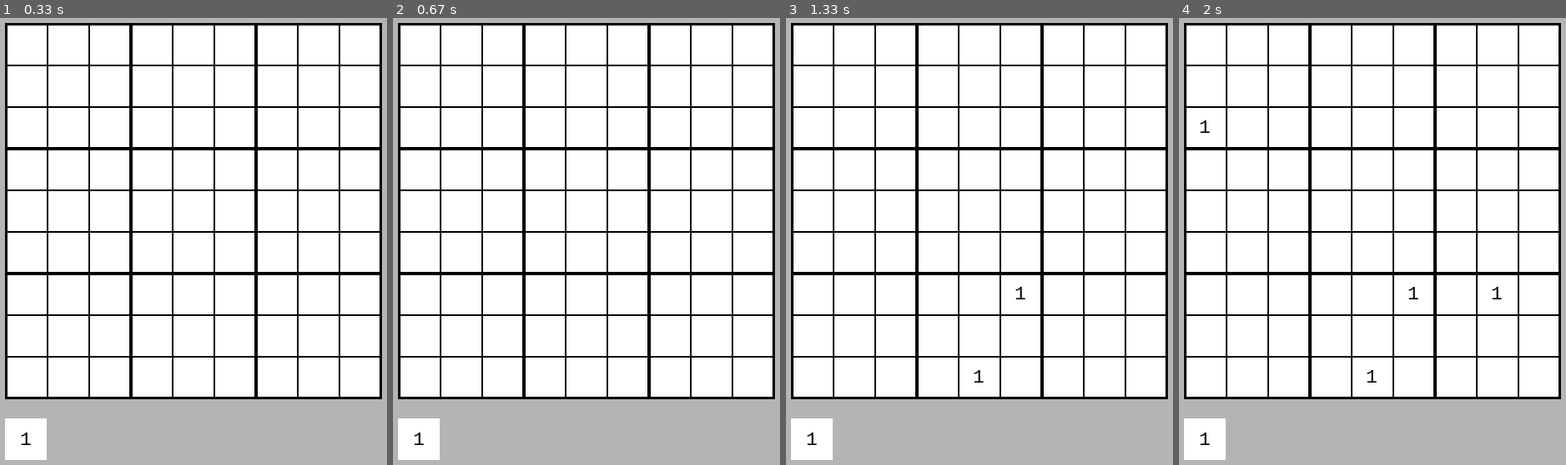
Above: before the commit, frames 1-4 (left to right).
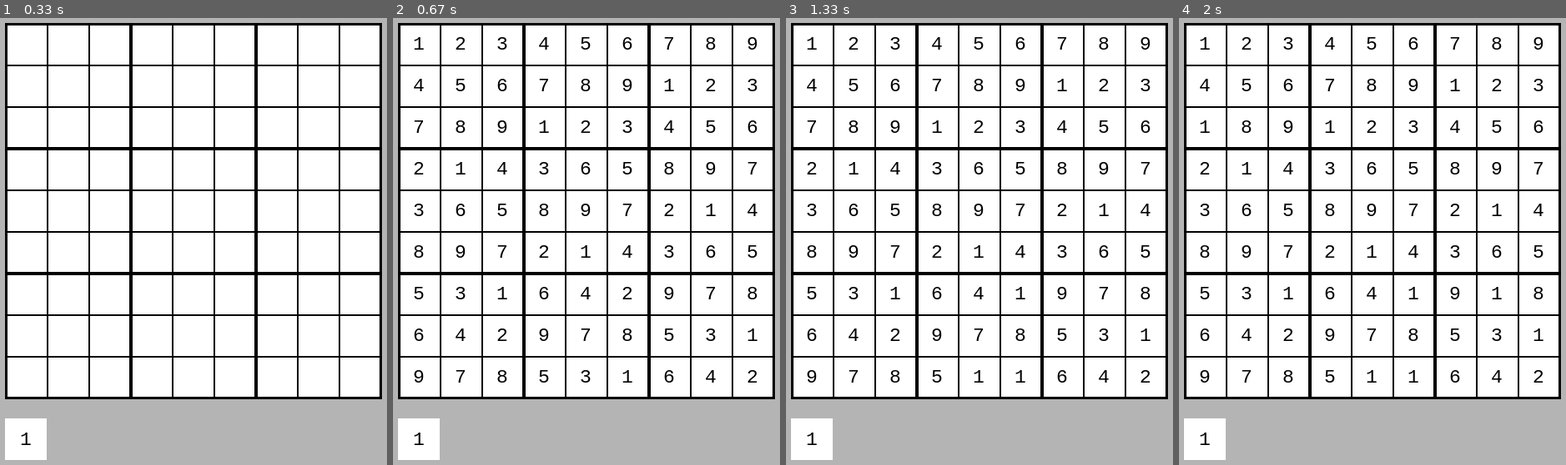
Above: after the commit, the same moments.

Repository: JingzOoi/pygame_sudoku_solver
Game: pygame game, started from main.py
The game is run twice, just before and just after one commit, with the same random seed, the same clock (stepped at 60 frames per second) and the same inputs.
Inputs (mouse positions are in pixels of both pictures, inside the frame that each line leads up to):
- Up to frame 1 (0.33 s): no input
- Up to frame 2 (0.67 s): tap Enter at 0.33 s
- Up to frame 3 (1.33 s): press the mouse at (1145, 406) at 0.7 s; move the mouse to (1087, 339) at 0.8 s; release the mouse at (1033, 272) at 0.93 s; press the mouse at (1145, 406) at 1.03 s; move the mouse to (1053, 384) at 1.13 s; release the mouse at (956, 362) at 1.27 s
- Up to frame 4 (2 s): press the mouse at (1538, 406) at 1.37 s; move the mouse to (1515, 357) at 1.47 s; release the mouse at (1488, 308) at 1.6 s; press the mouse at (1538, 406) at 1.7 s; move the mouse to (1368, 263) at 1.8 s; release the mouse at (1198, 120) at 1.93 s

Frame 1 is identical in both runs. In frame 2, 2.9% of the frame differs, in the area x 5-95%, y 4-82%; in frame 3, 2.8%; in frame 4, 2.8%.

Commit message:
+game logic, solver done; :filter for errors

Diff:
--- a/main.py
+++ b/main.py
@@ -52,7 +52,7 @@
 
     def __init__(self):
         self.SURFACE = pygame.Surface((self.WIDTH + self.WIDTH_LINE, self.HEIGHT + self.WIDTH_LINE))
-        self.grids = [Grid((i, j)) for i in range(1, 10) for j in range(1, 10)]
+        self.grids = [Grid((i, j)) for j in range(1, 10) for i in range(1, 10)]
         self.vertical_lines = [((i * Grid.SIZE, 0), (i * Grid.SIZE, self.HEIGHT)) for i in range(10)]
         self.horizontal_lines = [((0, i * Grid.SIZE), (self.WIDTH, i * Grid.SIZE)) for i in range(10)]
 
@@ -116,6 +116,40 @@
         y = self.board.BOTTOM + Grid.SIZE // 2
         g.coordinates = (x, y)
         g.draw(surface)
+
+    def check_empty(self):
+        empty_grids = [grid for grid in self.board if grid.value is None]
+        return empty_grids[0] if len(empty_grids) > 0 else None
+
+    def check_valid(self, grid: Grid, num):
+        if not grid.value:
+            same_row = [g.value for g in self.board if g.row == grid.row]
+            if num in same_row:
+                return False
+            same_column = [g.value for g in self.board if g.col == grid.col]
+            if num in same_column:
+                return False
+            same_box = [g.value for g in self.board if g.box == grid.box]
+            if num in same_box:
+                return False
+            return True
+        return False
+
+    def solve(self):
+        next_empty = self.check_empty()
+        if not next_empty:
+            return True
+        else:
+            for i in range(1, 10):
+                if self.check_valid(next_empty, i) is True:
+                    next_empty.value = i
+
+                    if self.solve():
+                        return True
+                    else:
+                        next_empty.value = None
+            else:
+                return False
 
 
 class Window:
@@ -149,6 +183,9 @@
 
             if keys[pygame.K_SPACE]:
                 self.game.clear_grid()
+
+            if keys[pygame.K_RETURN]:
+                self.game.solve()
 
             if keys[pygame.K_0]:
                 self.game.current_value = None
